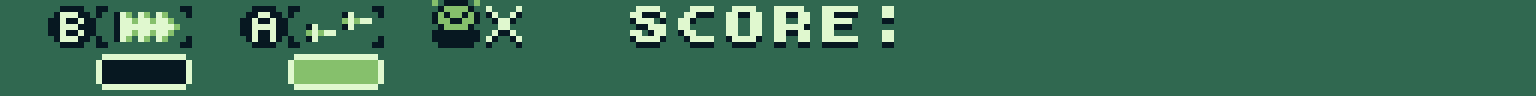
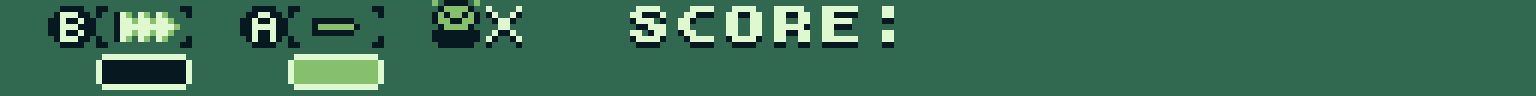
Layered file, before and after one edit (1536 × 96). Changes by layer:
painted on "Attack" over [306,12,372,42]
